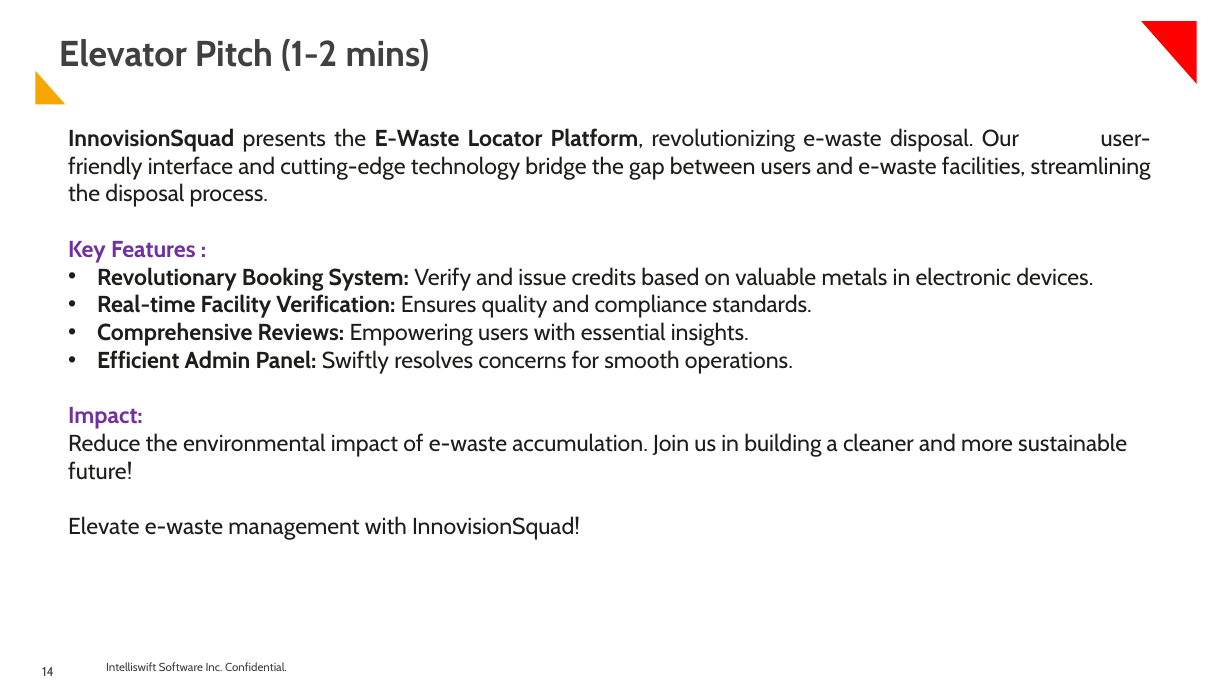
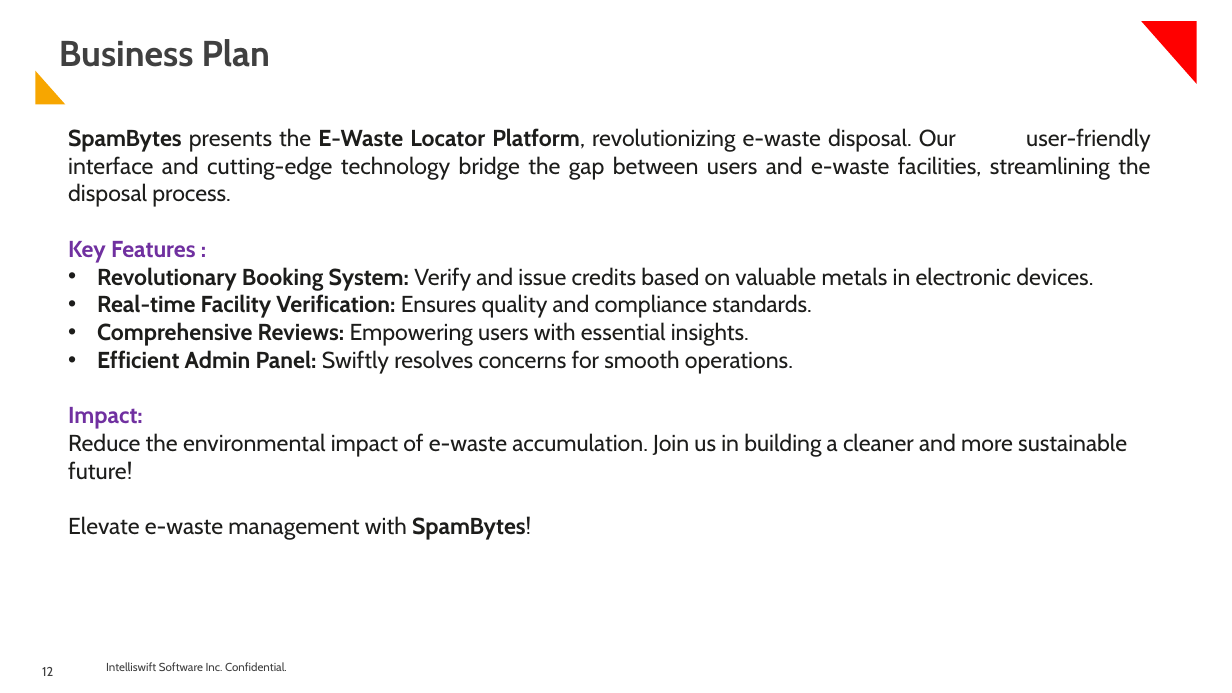
Before and after one commit to shuence/ELocate, a slide deck: slide 12 of I-nnovate_Hackathon Spam Byte Submission.pptx (slide 14 before the commit). Drawn at 1232x693 pixels with LibreOffice and Linux fonts; fonts in the diff are those of the drawing; background and template pictures are left out. Boxes give left, top, right and bottom in pixels: in the first picture for what was removed or moved away, otherwise in the second. Text is boxed around its words. In the diff, an @@ line names an element or a change of style, - is before the commit and + after.

```diff
--- a/I-nnovate_Hackathon Spam Byte Submission.pptx
+++ b/I-nnovate_Hackathon Spam Byte Submission.pptx
@@ title at (59, 39, 270, 67): text changed @@
-Elevator Pitch (1-2 mins)
+Business Plan
@@ text at (68, 128, 1150, 207): text changed @@
-InnovisionSquad presents the E-Waste Locator Platform, revolutionizing e-waste disposal. Our user-friendly interface and cutting-edge technology bridge the gap between users and e-waste facilities, streamlining the disposal process.
+SpamBytes presents the E-Waste Locator Platform, revolutionizing e-waste disposal. Our user-friendly interface and cutting-edge technology bridge the gap between users and e-waste facilities, streamlining the disposal process.
@@ text at (68, 516, 531, 540): text changed @@
-Elevate e-waste management with InnovisionSquad!
+Elevate e-waste management with SpamBytes!
@@ page number at (42, 667, 53, 676): text changed @@
-14
+12
```
Also in this commit, not shown: 6 other slides changed, 2 slides removed.
